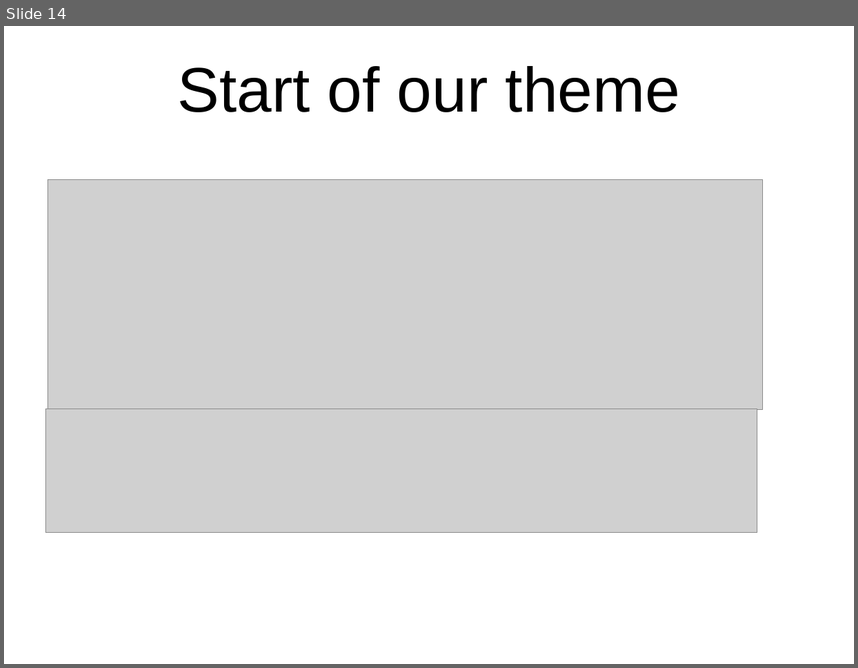
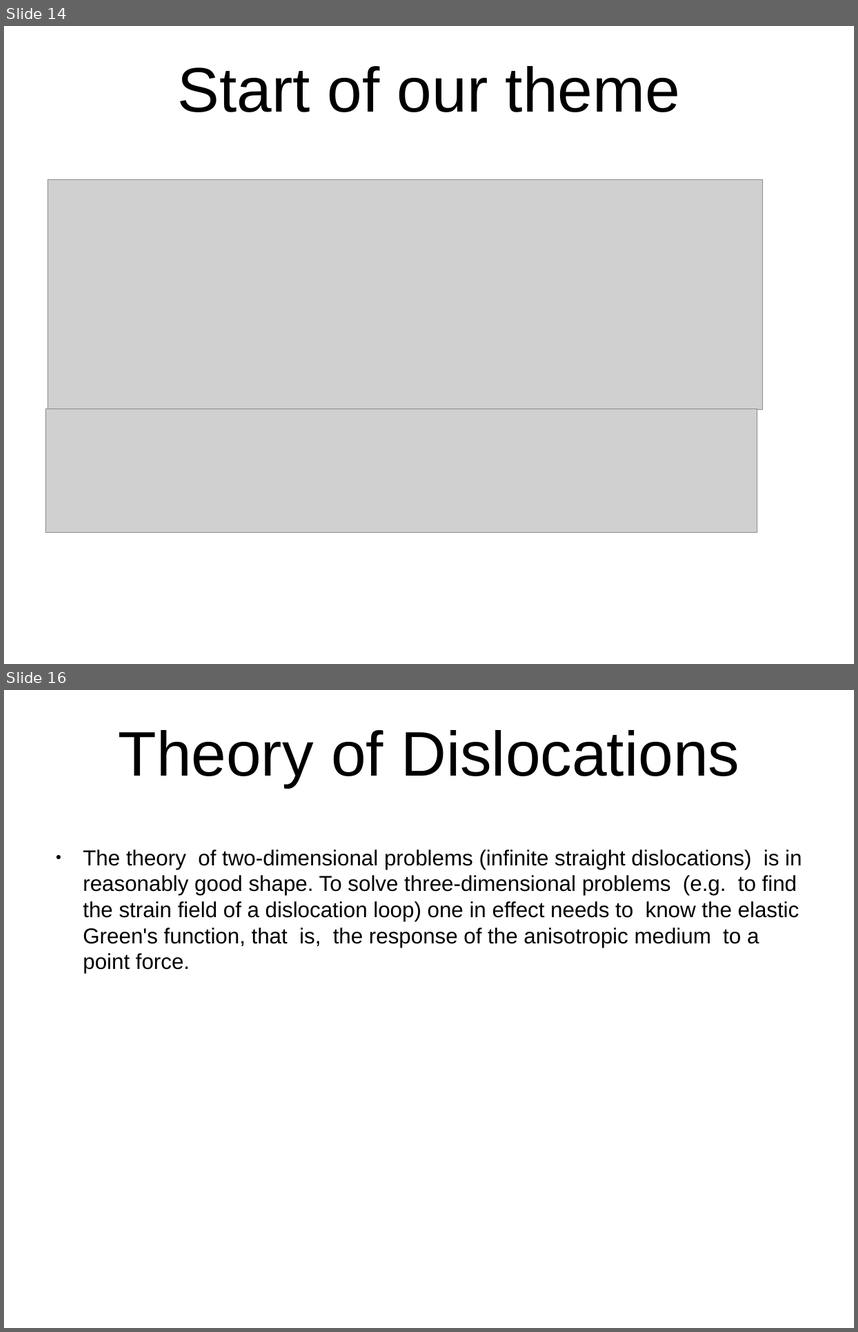
Before and after one commit to sushanthk15/JournalClub2, a slide deck: Review Presentation.odp. Shown one above the other, each under a label of ours: slide 14 before the commit, slides 14 and 16 after it; the slides between them are not shown. The pictures are 858x668 and 858x1332 pixels, drawn with LibreOffice and Linux fonts; fonts in the diff are those of the drawing; grey boxes stand for pictures; background and template pictures are left out. Boxes give left, top, right and bottom in pixels: in the first picture for what was removed or moved away, otherwise in the second. Text is boxed around its words. In the diff, an @@ line names an element or a change of style, - is before the commit and + after.

```diff
--- a/Review Presentation.odp
+++ b/Review Presentation.odp
@@ slide 16 added at box(4, 690, 854, 1328), background picture (left out) @@
@@ title added at box(118, 730, 740, 787), 58.7 pt, text #000000 @@
+Theory of Dislocations
@@ text added at box(83, 849, 802, 974), 20.2 pt, text #000000 @@
+● The theory of two-dimensional problems (infinite straight dislocations) is in reasonably good shape. To solve three-dimensional problems (e.g. to find the strain field of a dislocation loop) one in effect needs to know the elastic Green's function, that is, the response of the anisotropic medium to a point force.
```
Also in this commit, not shown: 1 slide changed, 6 other slides added, 1 slide removed, 3 other files.
